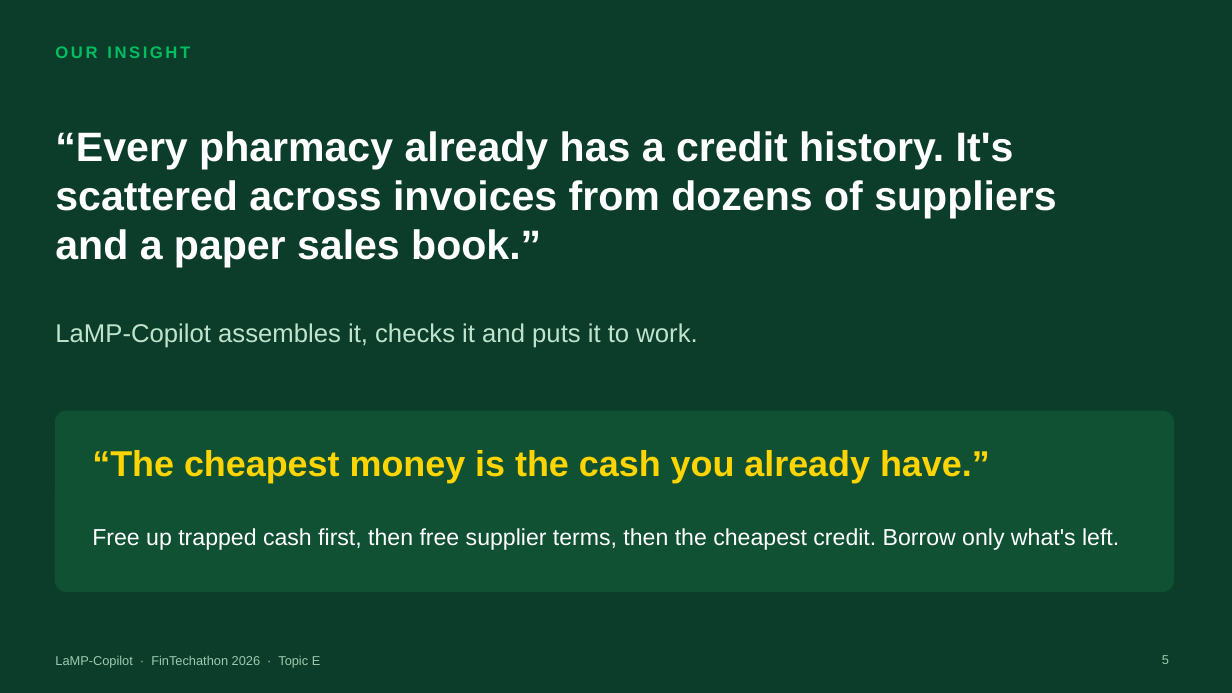
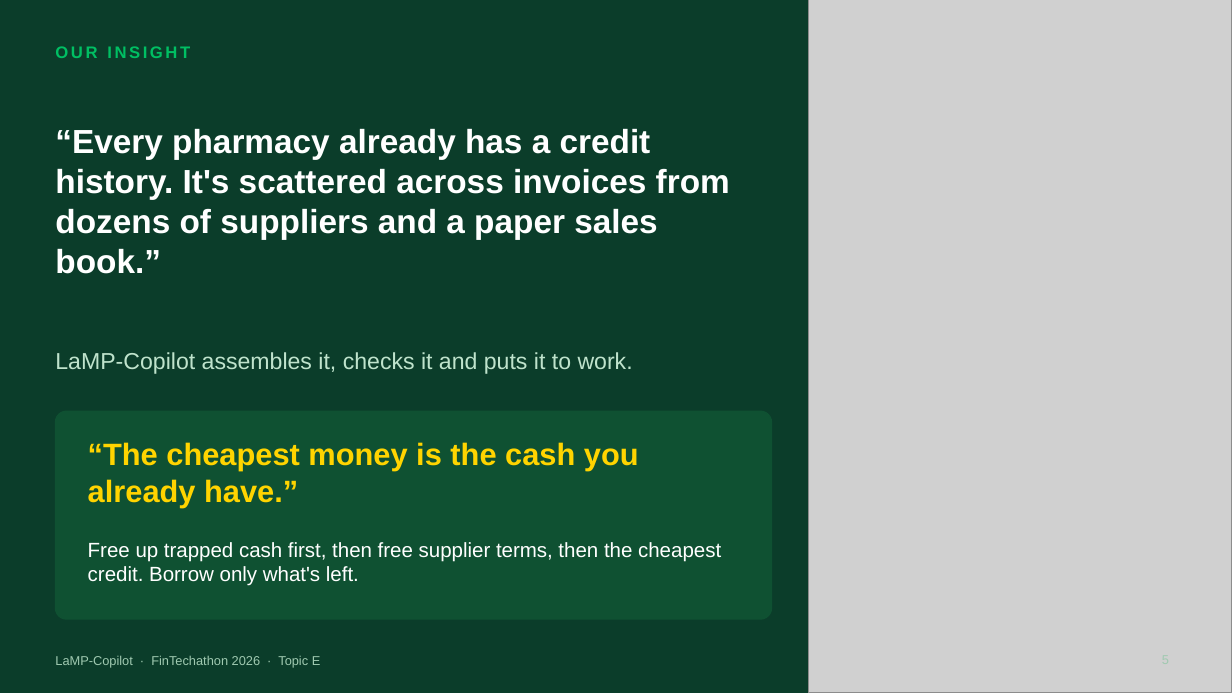
Before and after one commit to ishmam259/lamp-copilot, a slide deck: slide 5 of deck/LaMP-Copilot.pptx. Drawn at 1232x693 pixels with LibreOffice and Linux fonts; fonts in the diff are those of the drawing; grey boxes stand for pictures. Boxes give left, top, right and bottom in pixels: in the first picture for what was removed or moved away, otherwise in the second. Text is boxed around its words. In the diff, an @@ line names an element or a change of style, - is before the commit and + after.

Commit message:
deck: add how-we-solve-it slides and BCOLBD stock photos

```diff
--- a/deck/LaMP-Copilot.pptx
+++ b/deck/LaMP-Copilot.pptx
@@ picture added at bbox=[809, 0, 1232, 693] @@
@@ text "“Every pharmacy already has a ..." at bbox=[55, 128, 730, 274]: size 32 to 26 pt @@
@@ text "LaMP-Copilot assembles it, checks it ...": place and size @@
-text "LaMP-Copilot assembles it, checks it ..." at bbox=[55, 323, 697, 348]
+text "LaMP-Copilot assembles it, checks it ..." at bbox=[55, 352, 633, 374]
@@ text "LaMP-Copilot assembles it, checks it ..." at bbox=[55, 352, 633, 374]: size 20 to 18 pt @@
@@ rounded rectangle: place and size @@
-rounded rectangle at bbox=[55, 411, 1174, 592]
+rounded rectangle at bbox=[55, 411, 772, 619]
@@ rounded rectangle at bbox=[55, 411, 772, 619]: proportions changed @@
@@ text "“The cheapest money is the ..." at bbox=[88, 442, 639, 507]: size 28 to 24 pt @@
@@ text "Free up trapped cash first, ...": place and size @@
-text "Free up trapped cash first, ..." at bbox=[92, 528, 1119, 550]
+text "Free up trapped cash first, ..." at bbox=[88, 542, 721, 586]
@@ text "Free up trapped cash first, ..." at bbox=[88, 542, 721, 586]: size 18 to 16 pt @@
@@ page number removed at bbox=[1162, 655, 1169, 664] @@
-5
```
Also in this commit, not shown: 2 other slides changed, 2 slides added, 1 slide removed, 13 other files.
